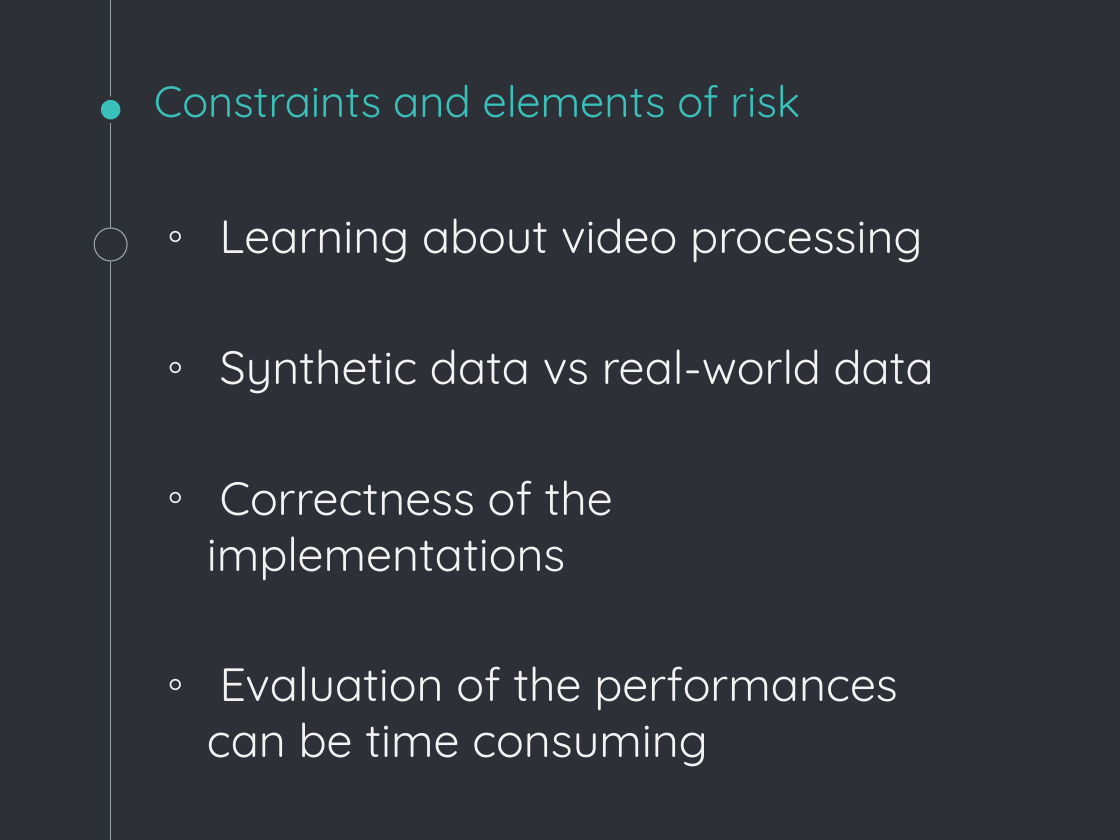
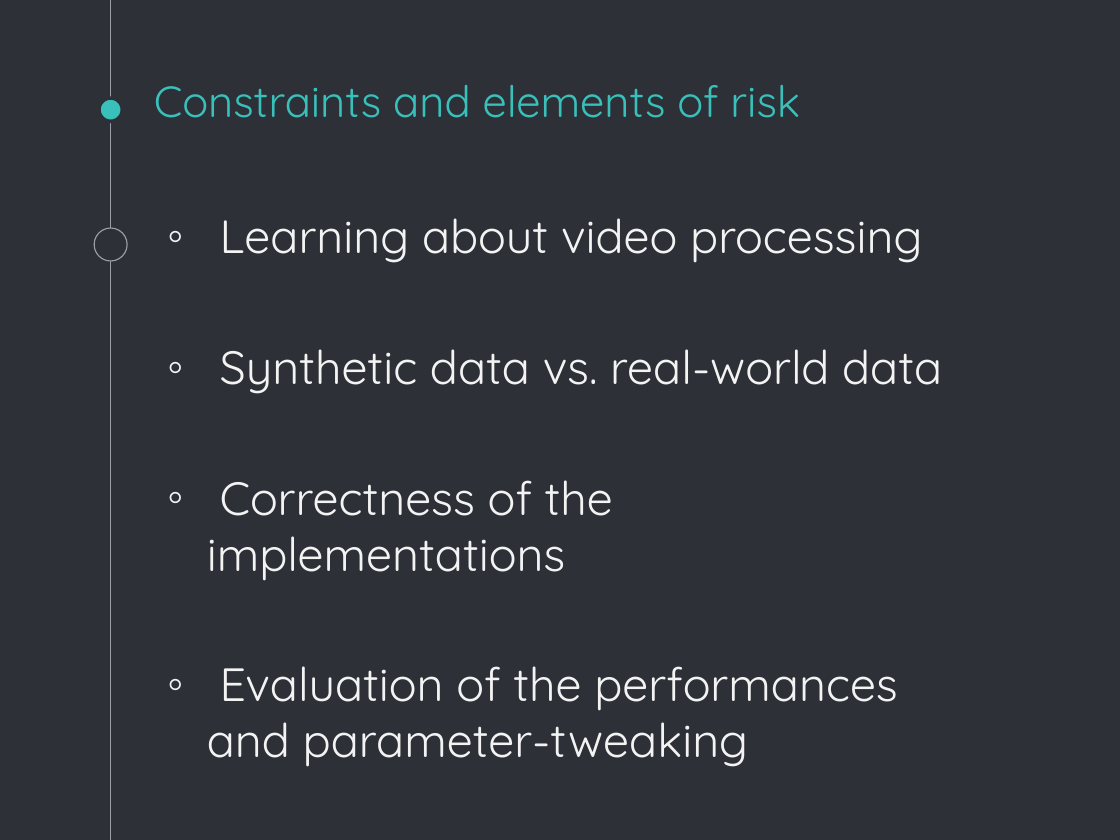
Before and after one commit to SimuJenni/RD-project, a slide deck: slide 13 of doc/initial-plan.pptx. Drawn at 1120x840 pixels with LibreOffice and Linux fonts; fonts in the diff are those of the drawing. Boxes give left, top, right and bottom in pixels: in the first picture for what was removed or moved away, otherwise in the second. Text is boxed around its words. In the diff, an @@ line names an element or a change of style, - is before the commit and + after.

```diff
--- a/doc/initial-plan.pptx
+++ b/doc/initial-plan.pptx
@@ text at box(220, 349, 942, 394): text changed @@
-◦ Synthetic data vs real-world data
+◦ Synthetic data vs. real-world data
@@ text at box(207, 666, 898, 767): text changed @@
-◦ Evaluation of the performances can be time consuming
+◦ Evaluation of the performances and parameter-tweaking
```
Also in this commit, not shown: 2 other slides changed, 2 slides added, 2 slides removed, 2 other files.
